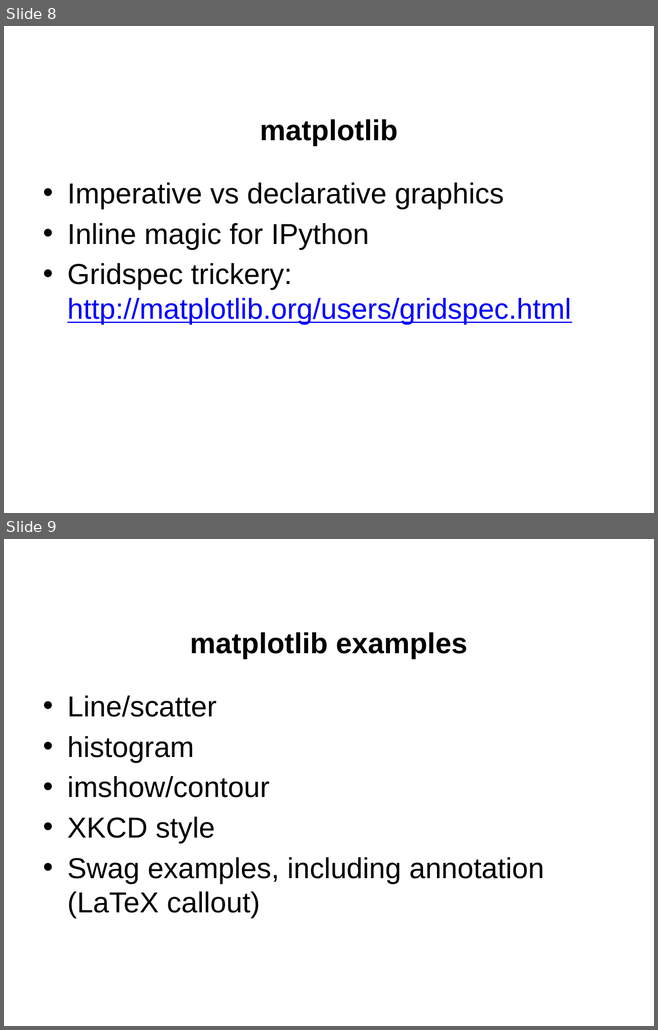
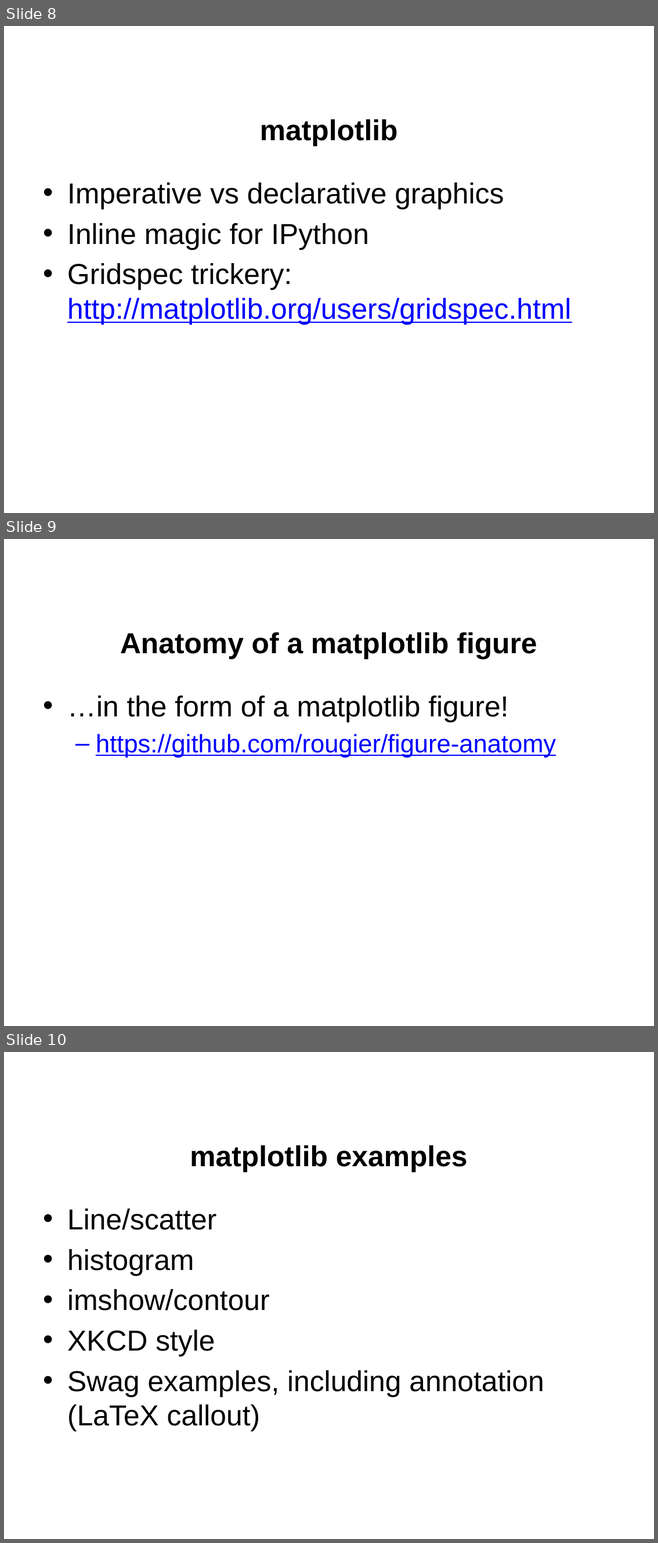
Before and after one commit to jgerity/talks, a slide deck: 2016/computing_workgroup/python_plotting/python_plotting.pptx. Shown one above the other, each under a label of ours: slides 8 and 9 before the commit, slides 8, 9 and 10 after it. The pictures are 658x1030 and 658x1543 pixels, drawn with LibreOffice and Linux fonts; fonts in the diff are those of the drawing; background and template pictures are left out. Boxes give left, top, right and bottom in pixels: in the first picture for what was removed or moved away, otherwise in the second. Text is boxed around its words. In the diff, an @@ line names an element or a change of style, - is before the commit and + after.

Commit message:
Added anatomy of a figure

```diff
--- a/2016/computing_workgroup/python_plotting/python_plotting.pptx
+++ b/2016/computing_workgroup/python_plotting/python_plotting.pptx
@@ slide 9 added at (4, 539, 654, 1026), background picture (left out) @@
@@ title added at (120, 632, 536, 660), 32 pt, text #000000, bold @@
+Anatomy of a matplotlib figure
@@ text added at (67, 696, 556, 758), 28 pt, text #0000FF, underline @@
+• …in the form of a matplotlib figure!
+  – https://github.com/rougier/figure-anatomy
@@ what was slide 9 is now slide 10 @@
```
